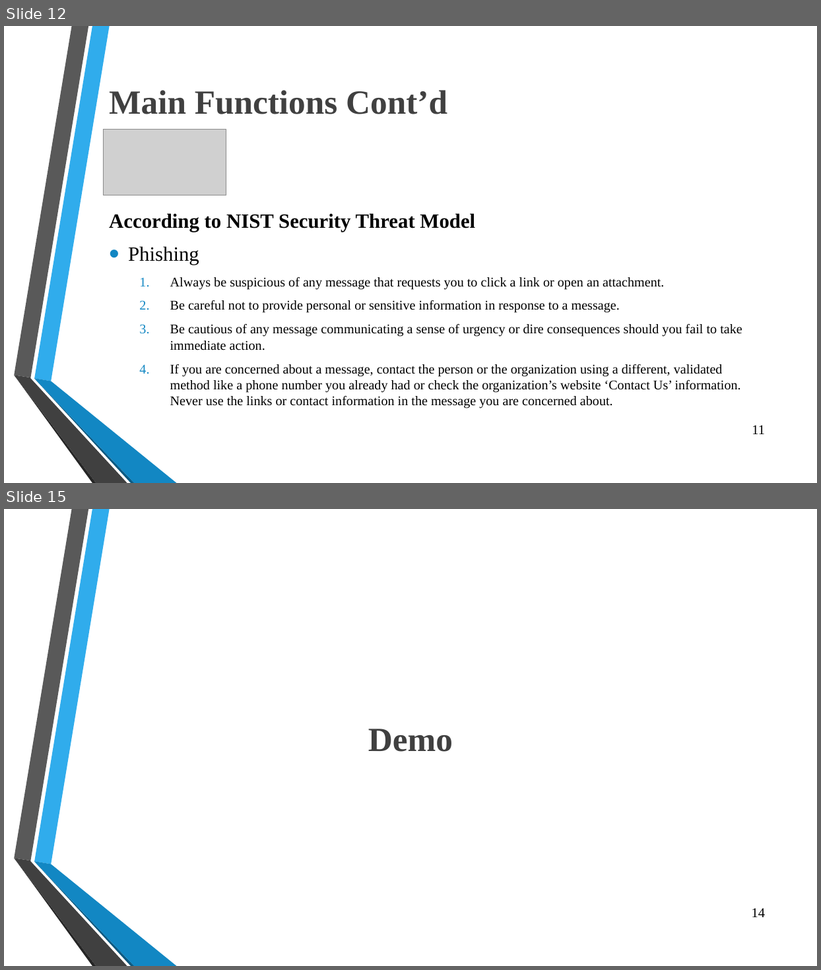
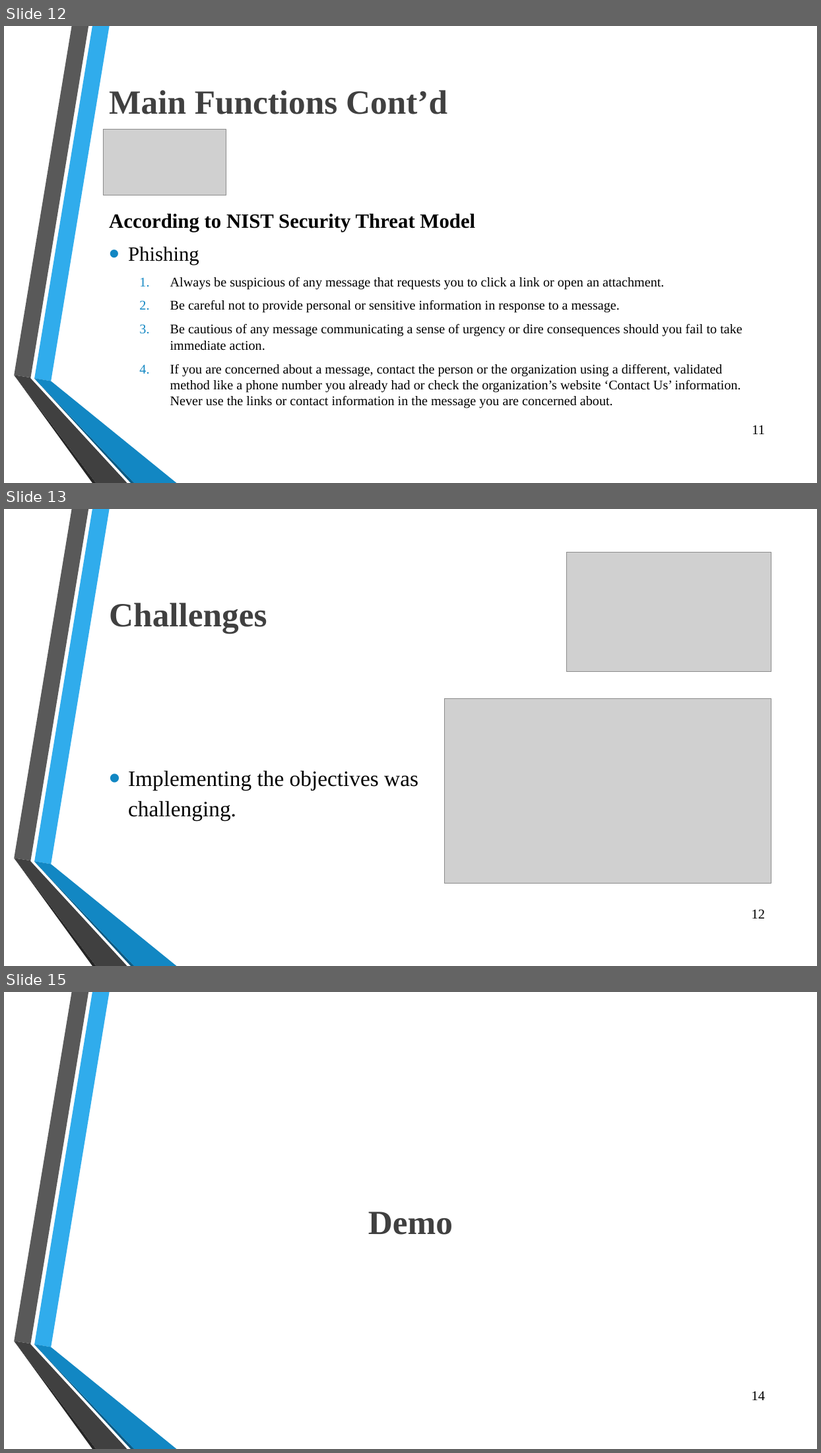
Before and after one commit to OmarSedkyUI/CyberLearningAdventureJunior, a slide deck: Graduation_Project_Presentation_FinalSeminar.pptx. Shown one above the other, each under a label of ours: slides 12 and 15 before the commit, slides 12, 13 and 15 after it; the slides between them are not shown. The pictures are 821x970 and 821x1453 pixels, drawn with LibreOffice and Linux fonts; fonts in the diff are those of the drawing; grey boxes stand for pictures; background and template pictures are left out. Boxes give left, top, right and bottom in pixels: in the first picture for what was removed or moved away, otherwise in the second. Text is boxed around its words. In the diff, an @@ line names an element or a change of style, - is before the commit and + after.

```diff
--- a/Graduation_Project_Presentation_FinalSeminar.pptx
+++ b/Graduation_Project_Presentation_FinalSeminar.pptx
@@ slide 13 added at <box>4,509,817,966</box>, background picture (left out); not listed: 6 template elements that a slide beside it also shows @@
@@ picture added at <box>567,552,772,672</box> @@
@@ title added at <box>109,603,267,634</box>, 40 pt, text #404040, bold @@
+Challenges
@@ picture added at <box>445,698,772,883</box> @@
@@ text added at <box>128,771,418,821</box>, 26 pt, text #000000 @@
+• Implementing the objectives was challenging.
@@ page number added at <box>752,910,765,919</box>, 16 pt, text #000000 @@
+12
```
Also in this commit, not shown: 2 slides changed, 1 slide removed.
